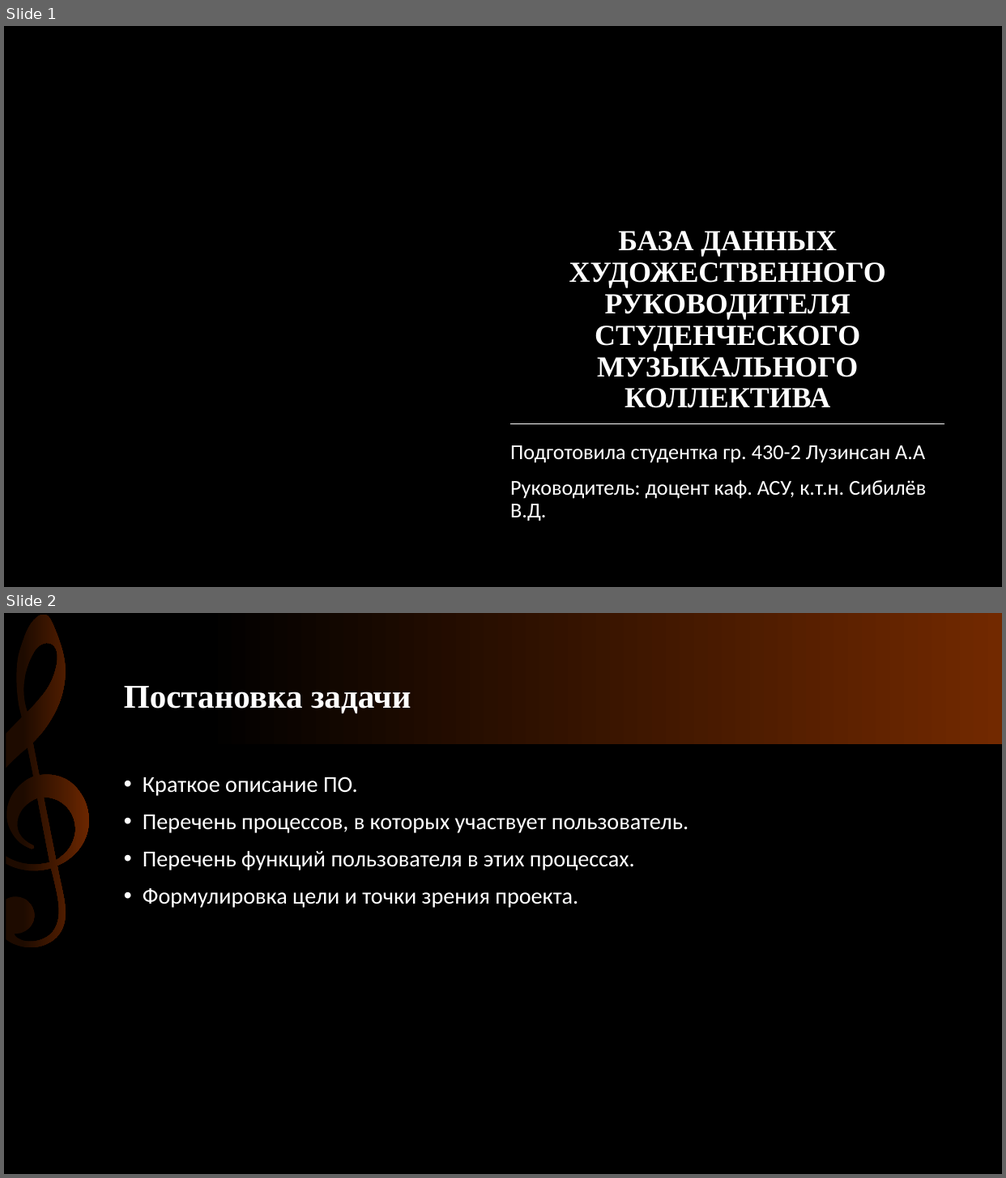
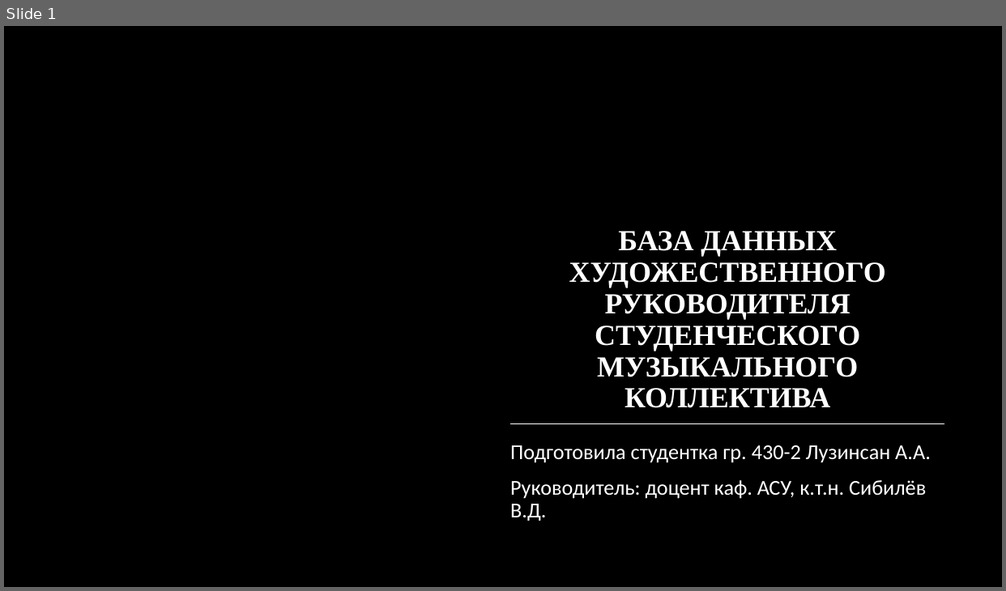
Before and after one commit to Luzinsan/tusur, a slide deck: 3_курс/6_semester/Базы_Данных/Курсовая/Защита.pptx. Shown one above the other, each under a label of ours: slides 1 and 2 before the commit, slide 1 after it. The pictures are 1006x1178 and 1006x591 pixels, drawn with LibreOffice and Linux fonts; fonts in the diff are those of the drawing; background and template pictures are left out. Boxes give left, top, right and bottom in pixels: in the first picture for what was removed or moved away, otherwise in the second. Text is boxed around its words. In the diff, an @@ line names an element or a change of style, - is before the commit and + after.

```diff
--- a/3_курс/6_semester/Базы_Данных/Курсовая/Защита.pptx
+++ b/3_курс/6_semester/Базы_Данных/Курсовая/Защита.pptx
@@ slide 2 removed at (x1=4, y1=613, x2=1002, y2=1174), background #000000 @@
@@ rectangle removed at (x1=4, y1=613, x2=1002, y2=744) @@
@@ freeform shape removed at (x1=4, y1=613, x2=96, y2=950) @@
@@ title removed at (x1=124, y1=686, x2=411, y2=713) @@
-Постановка задачи
@@ text removed at (x1=143, y1=777, x2=688, y2=908) @@
-• Краткое описание ПО.
-• Перечень процессов, в которых участвует пользователь.
-• Перечень функций пользователя в этих процессах.
-• Формулировка цели и точки зрения проекта.
@@ slide 1 changed as well @@
@@ subtitle at (x1=510, y1=446, x2=931, y2=463): text changed @@
-Подготовила студентка гр. 430-2 Лузинсан А.А
+Подготовила студентка гр. 430-2 Лузинсан А.А.
```
Also in this commit, not shown: 1 other slide changed, 6 slides added, 4 other slides removed.
